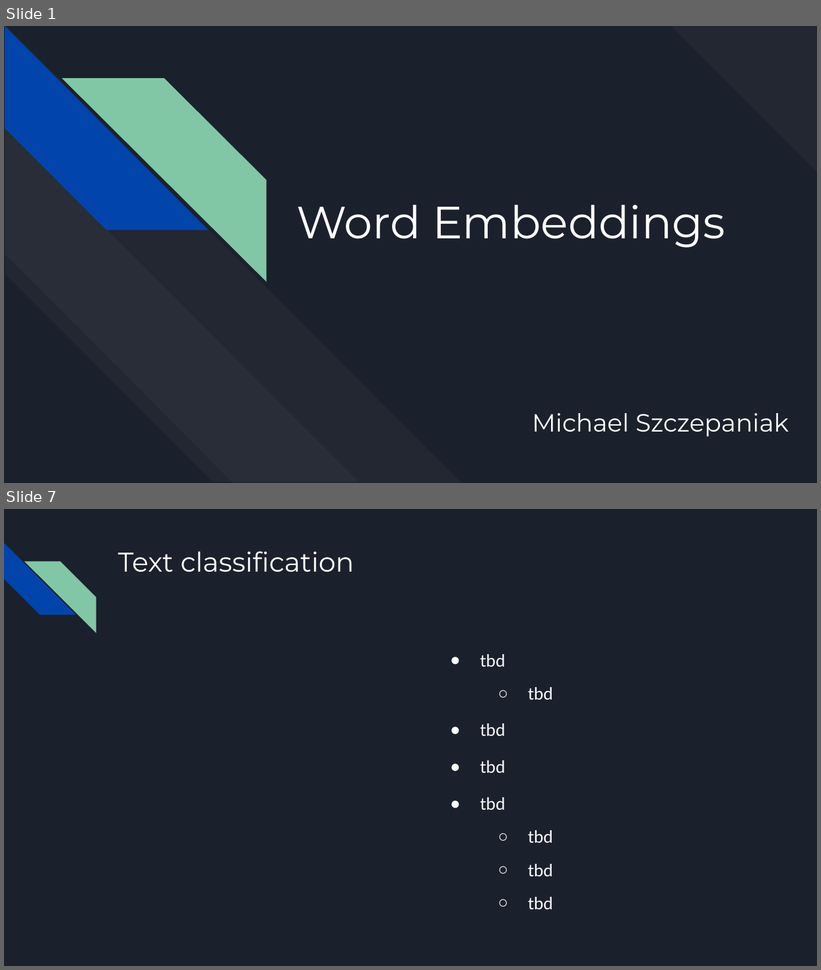
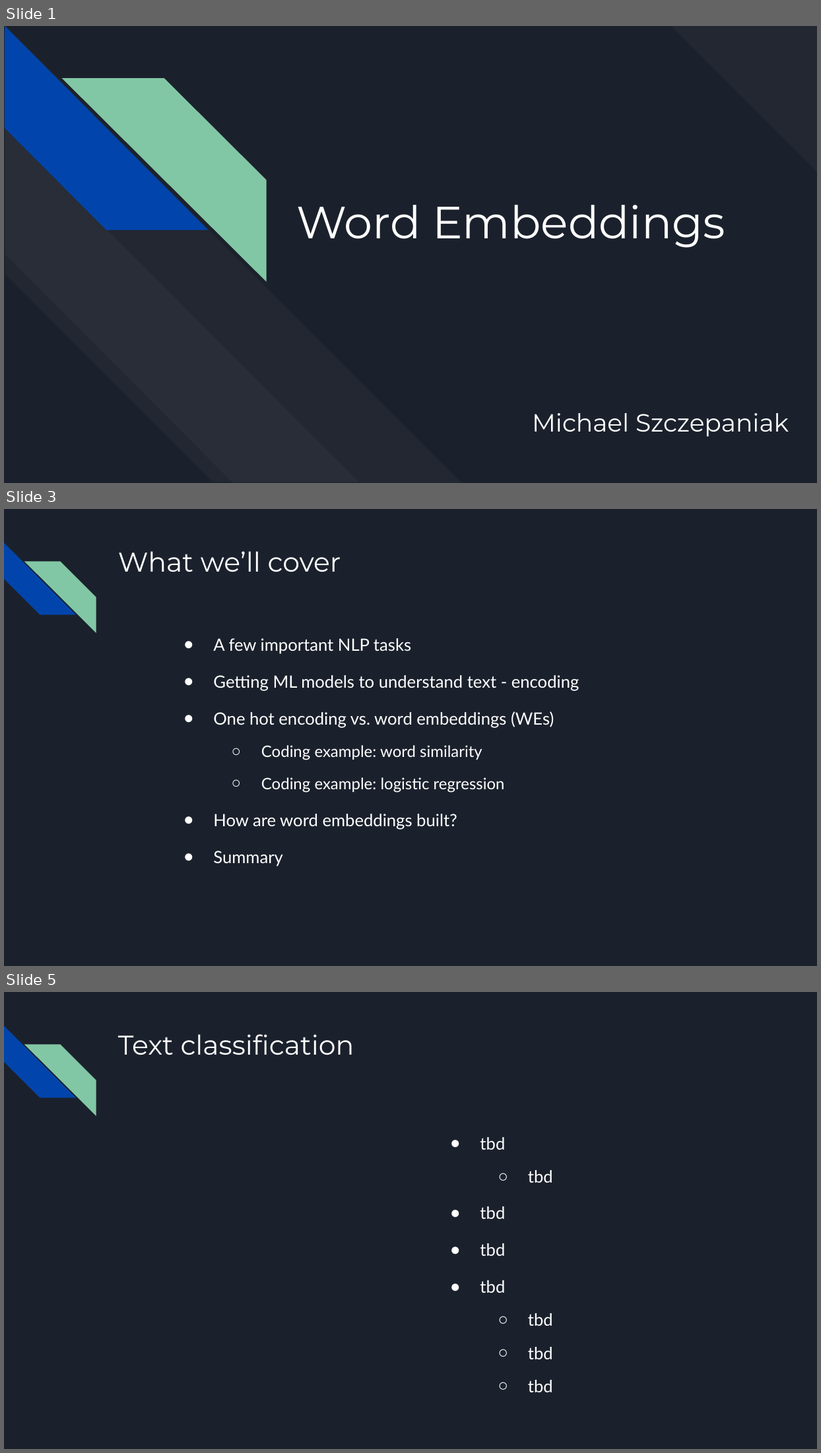
Before and after one commit to MichaelSzczepaniak/WordEmbeddings, a slide deck: word_embeddings_30min.odp. Shown one above the other, each under a label of ours: slides 1 and 7 before the commit, slides 1, 3 and 5 after it; the slides between them are not shown. The pictures are 821x970 and 821x1453 pixels, drawn with LibreOffice and Linux fonts; fonts in the diff are those of the drawing. Boxes give left, top, right and bottom in pixels: in the first picture for what was removed or moved away, otherwise in the second. Text is boxed around its words. In the diff, an @@ line names an element or a change of style, - is before the commit and + after.

```diff
--- a/word_embeddings_30min.odp
+++ b/word_embeddings_30min.odp
@@ slide 3 added at (x1=4, y1=509, x2=817, y2=966), background #1B212C; not listed: 2 template elements that a slide beside it also shows @@
@@ title added at (x1=118, y1=551, x2=341, y2=572), 24 pt, text #FFFFFF @@
+What we’ll cover
@@ text added at (x1=213, y1=638, x2=580, y2=867), 15 pt, text #FFFFFF @@
+● A few important NLP tasks
+● Getting ML models to understand text - encoding
+● One hot encoding vs. word embeddings (WEs)
+  ○ Coding example: word similarity
+  ○ Coding example: logistic regression
+● How are word embeddings built?
+● Summary
@@ what was slide 7 is now slide 5 @@
```
Also in this commit, not shown: 5 slides changed, 5 other slides added, 9 slides removed, 1 other file.
